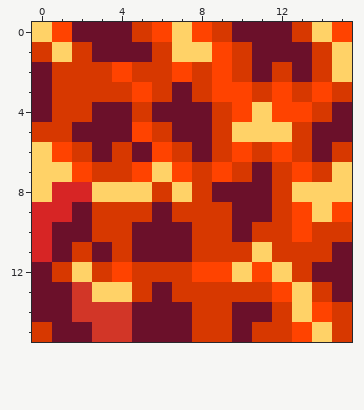
Two versions of one pixel-art sprite, run_tree/data/sprites/animates/lava-0.png. The picture above is the old version.
The file is 16x16 pixels. Colours within 5 levels of each other are drawn and written as one.
New version:
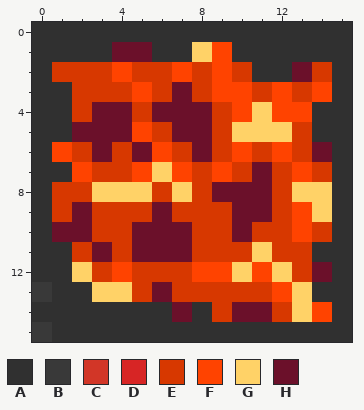
Palette (. is transparent): A #303030  B #393939  C #d23627  D #d72525  E #d73800  F #ff4300  G #ffd267  H #6b102a
The commit says: Make lava animation puddle-like and update slab animation for consistency
Diff:
Changed rows in their new state; - is an unchanged pixel.
first column x 0:
 0 AAAAAAAAAAAAAAAA
 1 AAAA--AA--AAAAAA
 2 A----------AA--A
 3 AA-------------A
 4 AA------------AA
 5 AA------------AA
 6 A--------------A
 7 AA-------------A
 8 AEE------------A
 9 AE-------------A
10 A--------------A
11 AA------------AA
12 AA-------------A
13 BAA-----------AA
14 AAAAAAA-A------A
15 BAAAAAAAAAAAAAAA
